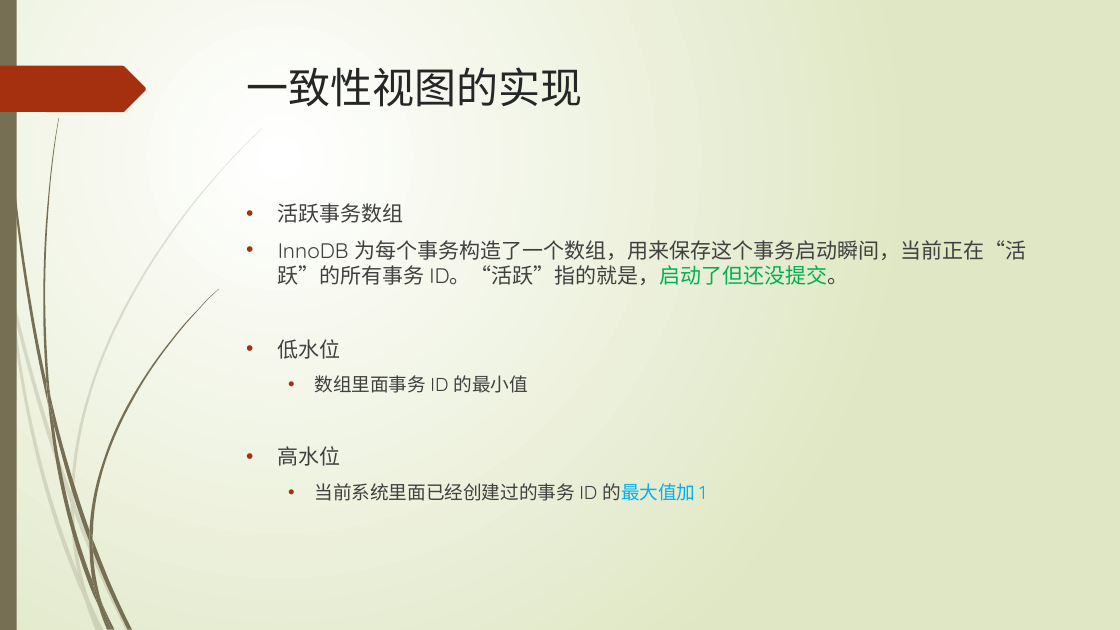
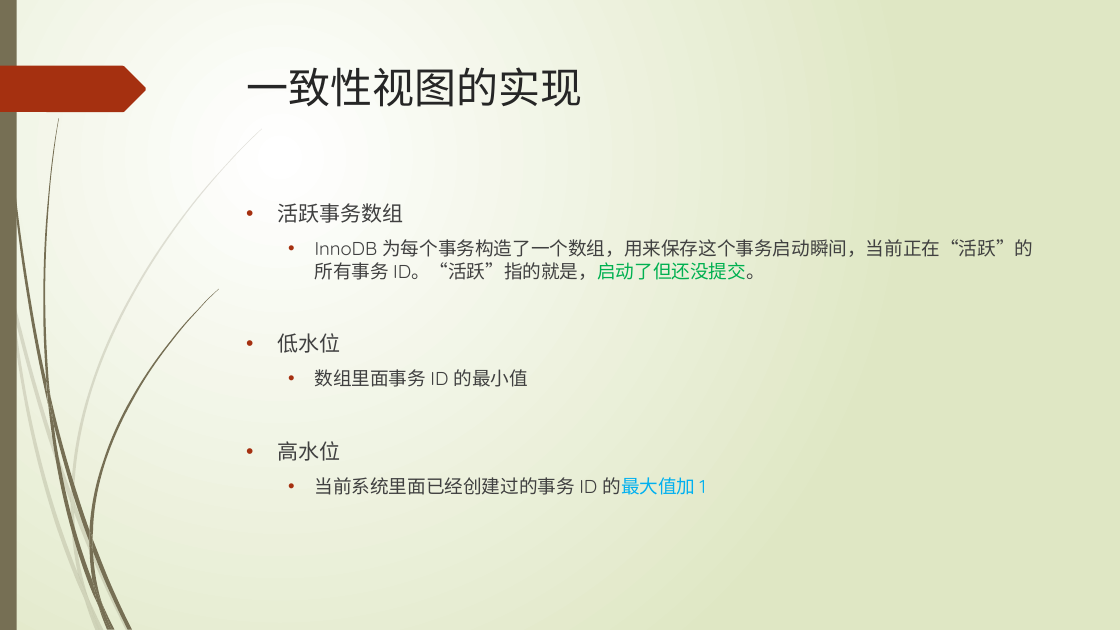
Before and after one commit to TopSpoofer/learning, a slide deck: slide 22 of mysql/mysql的事务实现.pptx (slide 21 before the commit). Drawn at 1120x630 pixels with LibreOffice and Linux fonts; fonts in the diff are those of the drawing. Boxes give left, top, right and bottom in pixels: in the first picture for what was removed or moved away, otherwise in the second. Text is boxed around its words. In the diff, an @@ line names an element or a change of style, - is before the commit and + after.

Commit message:
完善mysql事务ppt

```diff
--- a/mysql/mysql的事务实现.pptx
+++ b/mysql/mysql的事务实现.pptx
@@ text at bbox=[315, 236, 1033, 280]: size 18 to 16 pt in "InnoDB 为每个事务构造了一个数组，用来保存这个事务启动瞬间，当前正在“活跃”的所有事务 ID。“活跃”指的就是，启 ..."; list level 1 to 2 in "InnoDB 为每个事务构造了一个数组，用来保存这个事务启动瞬间，当前正在“活跃”的所有事务 ID。“活跃”指的就是，启 ..." @@
```
Also in this commit, not shown: 2 other slides changed, 1 slide added.
